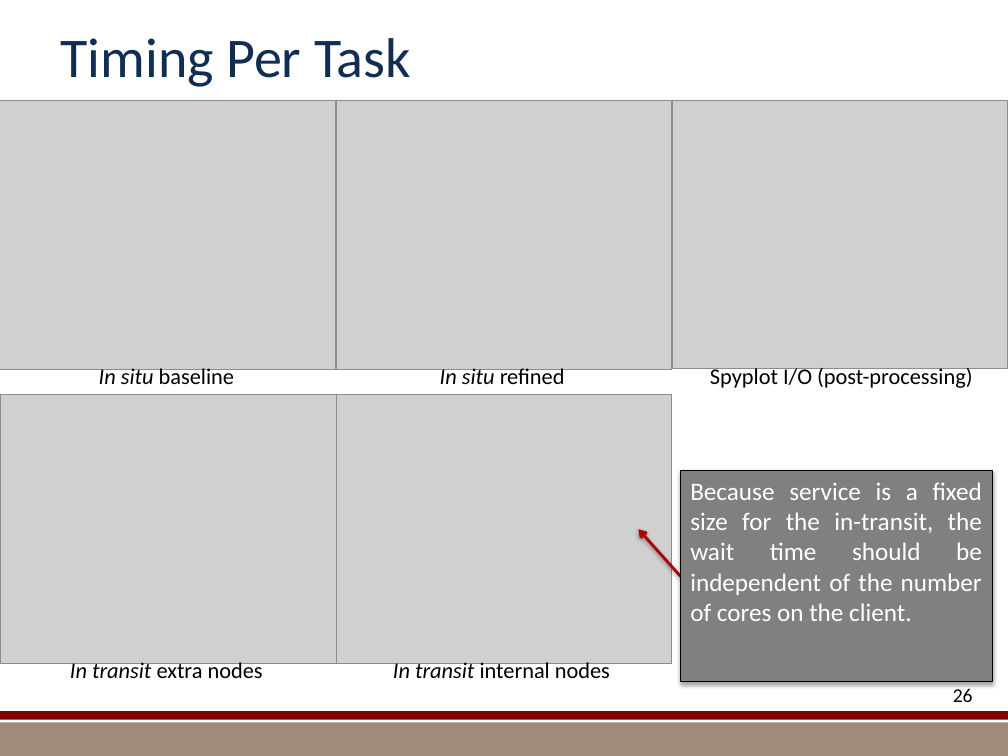
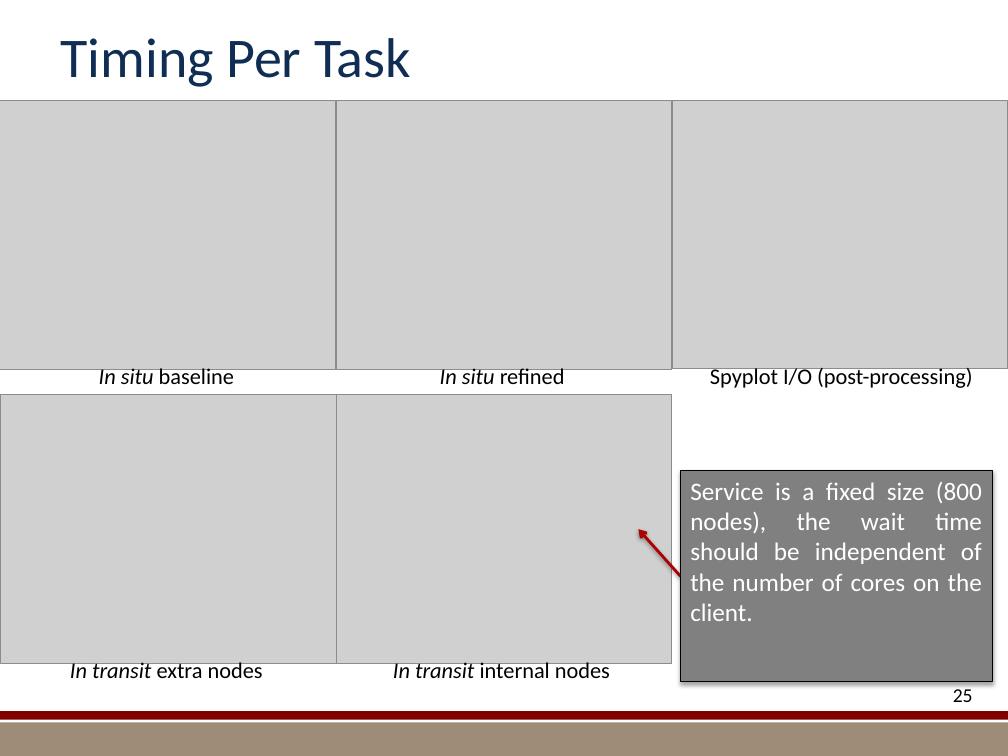
Before and after one commit to kmorel-papers/MilestoneFY13, a slide deck: slide 25 of Summary/SummarySlides.pptx (slide 26 before the commit). Drawn at 1008x756 pixels with LibreOffice and Linux fonts; fonts in the diff are those of the drawing; grey boxes stand for pictures; background and template pictures are left out. Boxes give left, top, right and bottom in pixels: in the first picture for what was removed or moved away, otherwise in the second. Text is boxed around its words. In the diff, an @@ line names an element or a change of style, - is before the commit and + after.

```diff
--- a/Summary/SummarySlides.pptx
+++ b/Summary/SummarySlides.pptx
@@ text in rectangle at [690, 482, 982, 621]: text changed @@
-Because service is a fixed size for the in-transit, the wait time should be independent of the number of cores on the client.
+Service is a fixed size (800 nodes), the wait time should be independent of the number of cores on the client.
@@ page number at [953, 689, 973, 702]: text changed @@
-26
+25
```
Also in this commit, not shown: 11 other slides changed, 4 slides added, 3 slides removed, 19 other files.
